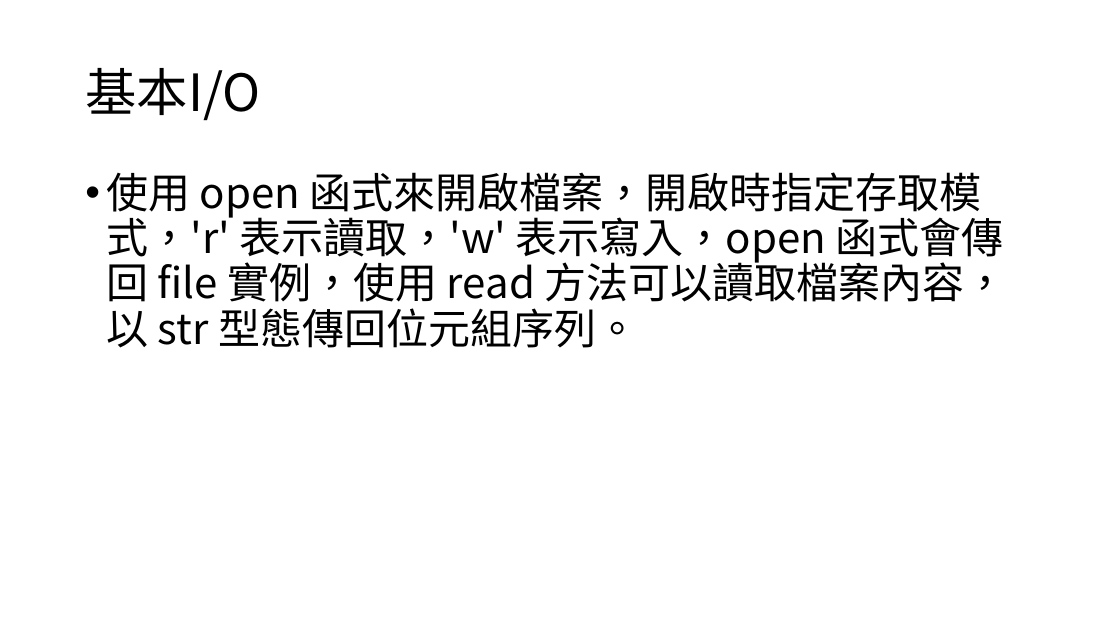
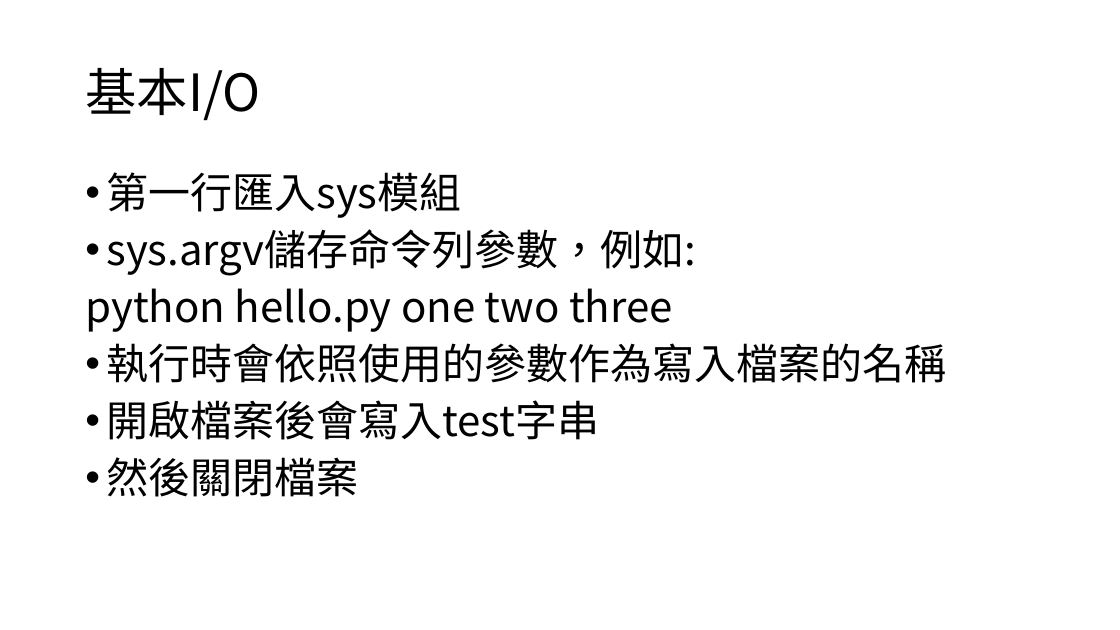
Before and after one commit to timmy61109/Python-Tutorial, a slide deck: slide 22 of Python程式設計入門指南.pptx (slide 21 before the commit). Drawn at 1120x630 pixels with LibreOffice and Linux fonts; fonts in the diff are those of the drawing. Boxes give left, top, right and bottom in pixels: in the first picture for what was removed or moved away, otherwise in the second. Text is boxed around its words. In the diff, an @@ line names an element or a change of style, - is before the commit and + after.

```diff
--- a/Python程式設計入門指南.pptx
+++ b/Python程式設計入門指南.pptx
@@ text at (85, 172, 946, 497): text changed @@
-• 使用 open 函式來開啟檔案，開啟時指定存取模式，'r' 表示讀取，'w' 表示寫入，open 函式會傳回 file 實例，使用 read 方法可以讀取檔案內容，以 str 型態傳回位元組序列。
+• 第一行匯入sys模組
+• sys.argv儲存命令列參數，例如:
+python hello.py one two three
+• 執行時會依照使用的參數作為寫入檔案的名稱
+• 開啟檔案後會寫入test字串
+• 然後關閉檔案
```
Also in this commit, not shown: 6 other slides changed, 55 slides added, 1 slide removed.
